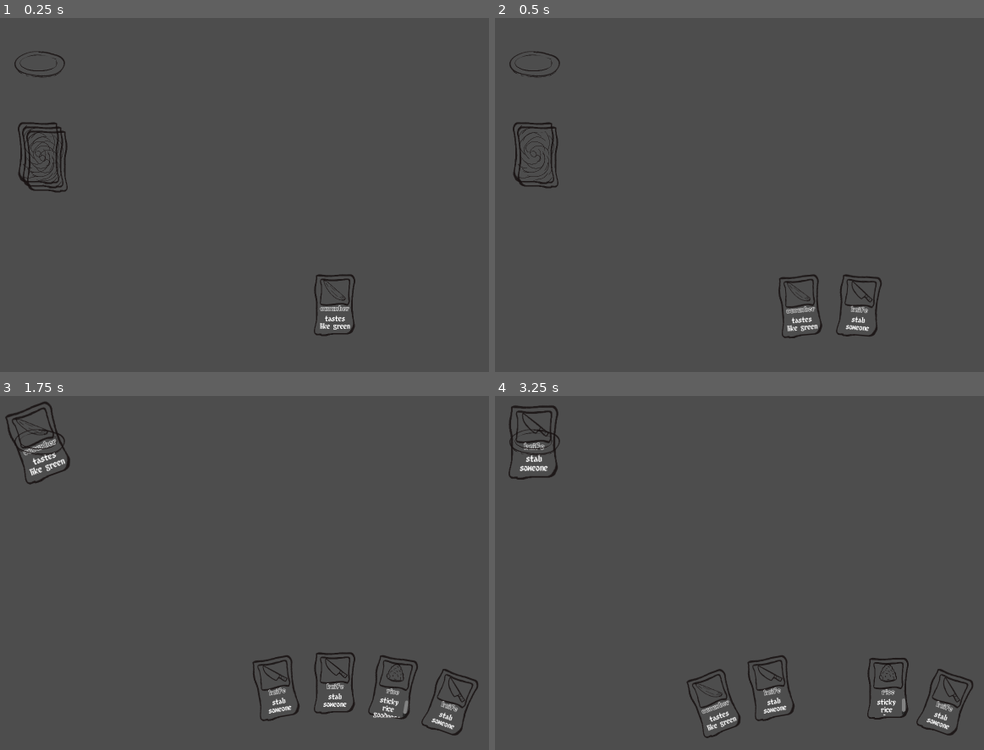
Above: before the commit, frames 1-4 (two rows, left to right).
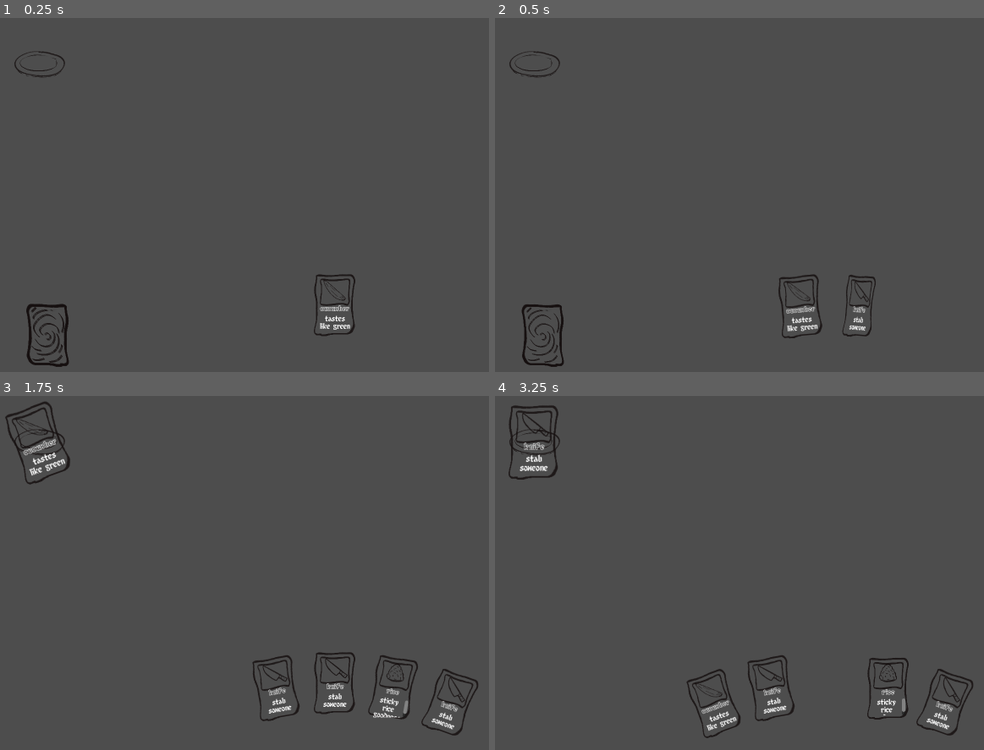
Above: after the commit, the same moments.

Repository: noxden/gmtk-jam-2025
Game: Godot game, scene res://scenes/main.tscn
The game is run twice, just before and just after one commit, with the same random seed, the same clock (stepped at 60 frames per second) and the same inputs.
Inputs (mouse positions are in pixels of both pictures, inside the frame that each line leads up to):
- Up to frame 1 (0.25 s): no input
- Up to frame 2 (0.5 s): no input
- Up to frame 3 (1.75 s): drag from (303, 682) to (39, 442) at 0.52 s; drag from (303, 682) to (39, 442) at 1.27 s
- Up to frame 4 (3.25 s): tap Enter at 2 s; move the mouse to (827, 682) at 2.02 s; click (827, 682) at 2.17 s; tap Space at 2.75 s; drag from (886, 686) to (534, 442) at 2.77 s

The runs differ from the first frame. In frame 1, 1.3% of the frame differs, in the area x 3-15%, y 29-99%; in frame 2, 1.4%, in the area x 3-80%, y 29-99%; in frame 3, less than 0.1%; in frame 4, less than 0.1%.

Commit message:
feat: let Deck handle undrawn Cards
Deck now instantiates Cards from global CARDS dictionary.
Introduce a card flipping animation managed by the Deck.
Introduce CardProcessor to handle the effects of Cards.

Diff:
--- a/scenes/card.tscn
+++ b/scenes/card.tscn
@@ -1,29 +1,136 @@
-[gd_scene load_steps=6 format=3 uid="uid://b3cyv4cmyg0vw"]
+[gd_scene load_steps=10 format=3 uid="uid://b3cyv4cmyg0vw"]
 
 [ext_resource type="Script" uid="uid://dbmnxw73tbro7" path="res://scripts/card.gd" id="1_6u4wf"]
 [ext_resource type="Texture2D" uid="uid://dox4q84spebsm" path="res://assets/sprites/card.png" id="1_d81rb"]
 [ext_resource type="FontFile" uid="uid://cqhiwcdp2utxy" path="res://assets/fonts/8-bit-limit.brk.ttf" id="4_6ligt"]
 [ext_resource type="FontFile" uid="uid://h6hk7ql38c6w" path="res://assets/fonts/8-bit-limit.o-brk.ttf" id="5_8w5pg"]
+[ext_resource type="Texture2D" uid="uid://detpw7g3jk76c" path="res://assets/sprites/card_back.png" id="5_sy11y"]
 
 [sub_resource type="RectangleShape2D" id="RectangleShape2D_6u4wf"]
 size = Vector2(92, 142)
 
+[sub_resource type="Animation" id="Animation_6ligt"]
+length = 0.001
+tracks/0/type = "value"
+tracks/0/imported = false
+tracks/0/enabled = true
+tracks/0/path = NodePath("Front:scale")
+tracks/0/interp = 1
+tracks/0/loop_wrap = true
+tracks/0/keys = {
+"times": PackedFloat32Array(0),
+"transitions": PackedFloat32Array(1),
+"update": 0,
+"values": [Vector2(1, 1)]
+}
+tracks/1/type = "value"
+tracks/1/imported = false
+tracks/1/enabled = true
+tracks/1/path = NodePath("Front:visible")
+tracks/1/interp = 1
+tracks/1/loop_wrap = true
+tracks/1/keys = {
+"times": PackedFloat32Array(0),
+"transitions": PackedFloat32Array(1),
+"update": 1,
+"values": [false]
+}
+tracks/2/type = "value"
+tracks/2/imported = false
+tracks/2/enabled = true
+tracks/2/path = NodePath("Back:visible")
+tracks/2/interp = 1
+tracks/2/loop_wrap = true
+tracks/2/keys = {
+"times": PackedFloat32Array(0),
+"transitions": PackedFloat32Array(1),
+"update": 1,
+"values": [true]
+}
+tracks/3/type = "value"
+tracks/3/imported = false
+tracks/3/enabled = true
+tracks/3/path = NodePath("Back:scale")
+tracks/3/interp = 1
+tracks/3/loop_wrap = true
+tracks/3/keys = {
+"times": PackedFloat32Array(0),
+"transitions": PackedFloat32Array(1),
+"update": 0,
+"values": [Vector2(1, 1)]
+}
+
+[sub_resource type="Animation" id="Animation_sy11y"]
+resource_name = "card_flip"
+length = 0.2
+tracks/0/type = "value"
+tracks/0/imported = false
+tracks/0/enabled = true
+tracks/0/path = NodePath("Front:scale")
+tracks/0/interp = 1
+tracks/0/loop_wrap = true
+tracks/0/keys = {
+"times": PackedFloat32Array(0, 0.1, 0.2),
+"transitions": PackedFloat32Array(1, 1, 1),
+"update": 0,
+"values": [Vector2(1, 1), Vector2(0.1, 1), Vector2(1, 1)]
+}
+tracks/1/type = "value"
+tracks/1/imported = false
+tracks/1/enabled = true
+tracks/1/path = NodePath("Front:visible")
+tracks/1/interp = 1
+tracks/1/loop_wrap = true
+tracks/1/keys = {
+"times": PackedFloat32Array(0, 0.1),
+"transitions": PackedFloat32Array(1, 1),
+"update": 1,
+"values": [false, true]
+}
+tracks/2/type = "value"
+tracks/2/imported = false
+tracks/2/enabled = true
+tracks/2/path = NodePath("Back:visible")
+tracks/2/interp = 1
+tracks/2/loop_wrap = true
+tracks/2/keys = {
+"times": PackedFloat32Array(0, 0.1),
+"transitions": PackedFloat32Array(1, 1),
+"update": 1,
+"values": [true, false]
+}
+tracks/3/type = "value"
+tracks/3/imported = false
+tracks/3/enabled = true
+tracks/3/path = NodePath("Back:scale")
+tracks/3/interp = 1
+tracks/3/loop_wrap = true
+tracks/3/keys = {
+"times": PackedFloat32Array(0, 0.1, 0.2),
+"transitions": PackedFloat32Array(1, 1, 1),
+"update": 0,
+"values": [Vector2(1, 1), Vector2(0.1, 1), Vector2(1, 1)]
+}
+
+[sub_resource type="AnimationLibrary" id="AnimationLibrary_8w5pg"]
+_data = {
+&"RESET": SubResource("Animation_6ligt"),
+&"card_flip": SubResource("Animation_sy11y")
+}
+
 [node name="Card" type="Node2D"]
 script = ExtResource("1_6u4wf")
 
-[node name="Outline" type="Sprite2D" parent="."]
+[node name="Front" type="Node2D" parent="."]
+visible = false
+
+[node name="Outline" type="Sprite2D" parent="Front"]
 texture = ExtResource("1_d81rb")
 
-[node name="Image" type="Sprite2D" parent="."]
+[node name="Image" type="Sprite2D" parent="Front"]
 position = Vector2(0, -30)
 
-[node name="Area2D" type="Area2D" parent="."]
-
-[node name="CollisionShape2D" type="CollisionShape2D" parent="Area2D"]
-position = Vector2(-1, 1)
-shape = SubResource("RectangleShape2D_6u4wf")
-
-[node name="Description" type="RichTextLabel" parent="."]
+[node name="Description" type="RichTextLabel" parent="Front"]
 offset_left = -40.0
 offset_top = 25.0
 offset_right = 40.0
@@ -32,7 +139,7 @@
 theme_override_fonts/normal_font = ExtResource("4_6ligt")
 horizontal_alignment = 1
 
-[node name="Title" type="RichTextLabel" parent="."]
+[node name="Title" type="RichTextLabel" parent="Front"]
 offset_left = -40.0
 offset_right = 40.0
 offset_bottom = 20.0
@@ -40,6 +147,19 @@
 theme_override_fonts/normal_font = ExtResource("5_8w5pg")
 horizontal_alignment = 1
 
+[node name="Back" type="Sprite2D" parent="."]
+texture = ExtResource("5_sy11y")
+
+[node name="Area2D" type="Area2D" parent="."]
+
+[node name="CollisionShape2D" type="CollisionShape2D" parent="Area2D"]
+shape = SubResource("RectangleShape2D_6u4wf")
+
+[node name="AnimationPlayer" type="AnimationPlayer" parent="."]
+libraries = {
+&"": SubResource("AnimationLibrary_8w5pg")
+}
+
 [connection signal="input_event" from="Area2D" to="." method="_on_area_2d_input_event"]
 [connection signal="mouse_entered" from="Area2D" to="." method="_on_area_2d_mouse_entered"]
 [connection signal="mouse_exited" from="Area2D" to="." method="_on_area_2d_mouse_exited"]
--- a/scenes/main.tscn
+++ b/scenes/main.tscn
@@ -1,37 +1,28 @@
 [gd_scene load_steps=7 format=3 uid="uid://bqrwlfunomru3"]
 
+[ext_resource type="Script" uid="uid://chktcy60kfwni" path="res://scripts/card_processor.gd" id="1_o6xl0"]
 [ext_resource type="Script" uid="uid://dyref5jpsqapt" path="res://scripts/player_hand.gd" id="2_0wfyh"]
 [ext_resource type="PackedScene" uid="uid://kvac6f8v8pad" path="res://scenes/dish.tscn" id="3_sugp2"]
 [ext_resource type="Script" uid="uid://vhbsmhwvvnw0" path="res://scripts/sushi_belt.gd" id="4_jyhfs"]
 [ext_resource type="Script" uid="uid://by0vvegnvq1t1" path="res://scripts/deck.gd" id="5_tbgi4"]
-[ext_resource type="Texture2D" uid="uid://detpw7g3jk76c" path="res://assets/sprites/card_back.png" id="5_tefeu"]
 [ext_resource type="Script" uid="uid://y8qqbfyymi8n" path="res://scripts/card_manager.gd" id="6_tefeu"]
 
 [node name="Main" type="Node2D"]
 
-[node name="PlayerHand" type="Node2D" parent="."]
+[node name="CardProcessor" type="Node2D" parent="."]
+script = ExtResource("1_o6xl0")
+
+[node name="PlayerHand" type="Node2D" parent="CardProcessor"]
 script = ExtResource("2_0wfyh")
 
-[node name="Dish" parent="." instance=ExtResource("3_sugp2")]
+[node name="Dish" parent="CardProcessor" instance=ExtResource("3_sugp2")]
 position = Vector2(100, 130)
 
-[node name="SushiBelt" type="Node2D" parent="."]
+[node name="SushiBelt" type="Node2D" parent="CardProcessor"]
 script = ExtResource("4_jyhfs")
 
-[node name="Deck" type="Node2D" parent="."]
-position = Vector2(100, 340)
+[node name="Deck" type="Node2D" parent="CardProcessor"]
 script = ExtResource("5_tbgi4")
 
-[node name="Top" type="Sprite2D" parent="Deck"]
-position = Vector2(20, 20)
-texture = ExtResource("5_tefeu")
-
-[node name="Middle" type="Sprite2D" parent="Deck"]
-position = Vector2(10, 10)
-texture = ExtResource("5_tefeu")
-
-[node name="Bottom" type="Sprite2D" parent="Deck"]
-texture = ExtResource("5_tefeu")
-
-[node name="CardManager" type="Node2D" parent="."]
+[node name="CardManager" type="Node2D" parent="CardProcessor"]
 script = ExtResource("6_tefeu")
--- a/scripts/card.gd
+++ b/scripts/card.gd
@@ -6,9 +6,9 @@
 	var texture = load('res://assets/sprites/' + card_info["sprite"] + '.png')
 
 	cost = card_info["cost"]
-	$"Title".text = card_info["title"]
-	$"Description".text = card_info["description"]
-	$"Image".texture = texture
+	$"Front/Title".text = card_info["title"]
+	$"Front/Description".text = card_info["description"]
+	$"Front/Image".texture = texture
 
 func _on_area_2d_mouse_entered() -> void:
 	EventBus.emit_signal("card_hovered", self)
--- /dev/null
+++ b/scripts/card_processor.gd
@@ -0,0 +1,11 @@
+extends Node2D
+
+
+# Called when the node enters the scene tree for the first time.
+func _ready() -> void:
+	pass # Replace with function body.
+
+
+# Called every frame. 'delta' is the elapsed time since the previous frame.
+func _process(delta: float) -> void:
+	pass
--- a/scripts/deck.gd
+++ b/scripts/deck.gd
@@ -1,19 +1,30 @@
 class_name Deck extends Node2D
 
-var cards_in_deck
+var cards_in_deck: Array[Card]
+const CARD_SCENE_PATH = "res://scenes/card.tscn"
+const CARD_SCENE = preload(CARD_SCENE_PATH)
+
+var SCREEN_HEIGHT: int
+var CARD_INITIAL_POS: Vector2
 
 
 func _ready() -> void:
-	cards_in_deck = GameState.cards_in_deck
+	SCREEN_HEIGHT = get_viewport().size[1]
+	CARD_INITIAL_POS = Vector2(120, SCREEN_HEIGHT - 130)
+
+	var card_offset = Vector2(0.0, 0.0)
+	const card_offset_increment = Vector2(1, 1)
+	for card_data in GameState.cards_in_deck:
+		var new_card = CARD_SCENE.instantiate()
+		new_card.position = CARD_INITIAL_POS + card_offset
+		card_offset += card_offset_increment
+		new_card.initialize(card_data)
+		add_child(new_card)
+		cards_in_deck.append(new_card)
+
 	cards_in_deck.shuffle()
 
 func get_card():
 	var ret = cards_in_deck.pop_front()
-	match cards_in_deck.size():
-		3:
-			$"Top".visible = false
-		1:
-			$"Middle".visible = false
-		0:
-			$"Bottom".visible = false
+	ret.get_node("AnimationPlayer").play("card_flip")
 	return ret
--- a/scripts/player_hand.gd
+++ b/scripts/player_hand.gd
@@ -1,7 +1,4 @@
 class_name PlayerHand extends Node2D
-
-
-const CARD_SCENE_PATH = "res://scenes/card.tscn"
 
 var cards_in_hand: Array[Card] = []
 
@@ -28,18 +25,11 @@
 	HAND_CENTER = Vector2(SCREEN_WIDTH/2, SCREEN_HEIGHT+HAND_CENTER_VERTICAL_OFFSET)
 
 func fill_hand() -> void:
-	var card_scene = preload(CARD_SCENE_PATH)
-
-	await $"../Deck".ready
+	var deck = $"../Deck"
+	await deck.ready
 
 	for i in range(GameState.hand_size):
-		var new_card = card_scene.instantiate()
-
-		var card_data = $"../Deck".get_card()
-		new_card.initialize(card_data)
-		new_card.position = CARD_INITIAL_POS
-
-		add_child(new_card)
+		var new_card = deck.get_card()
 		add_card_to_hand(new_card)
 		await get_tree().create_timer(0.3).timeout
 
Not shown, added: scripts/card_processor.gd.uid
